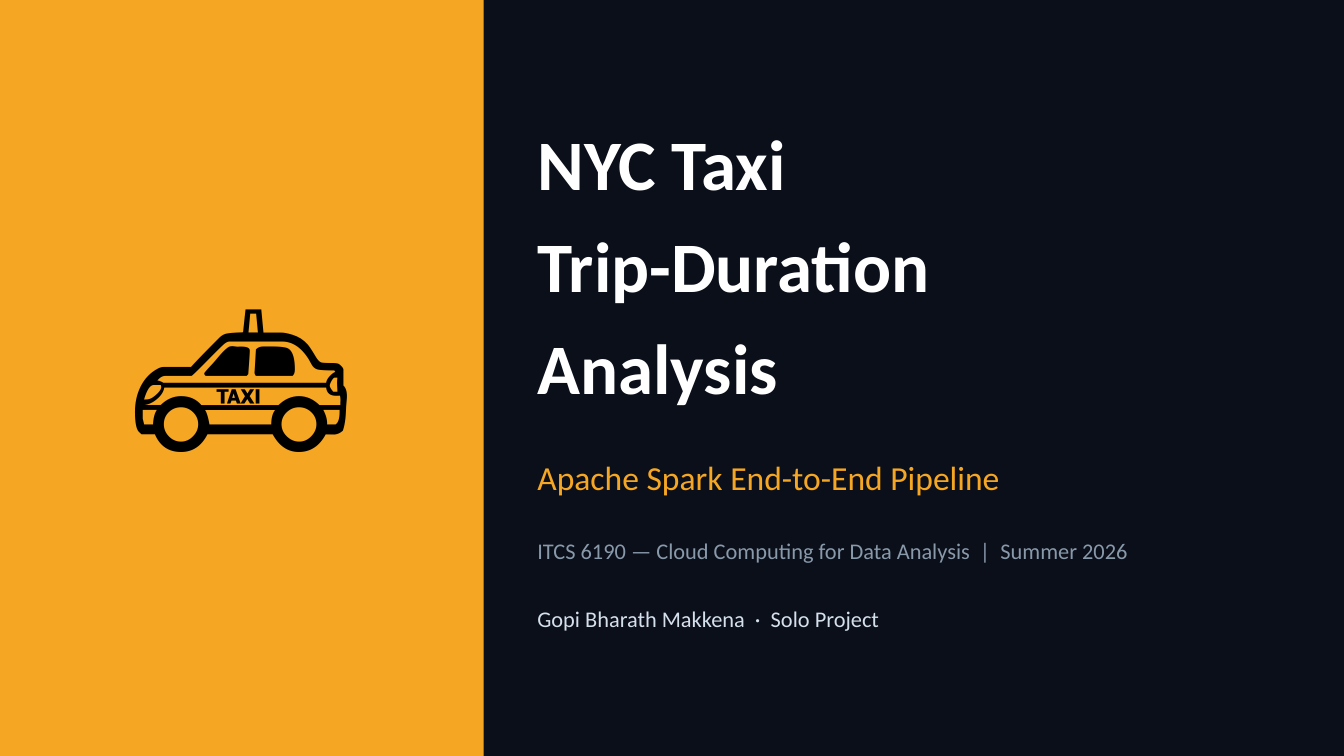
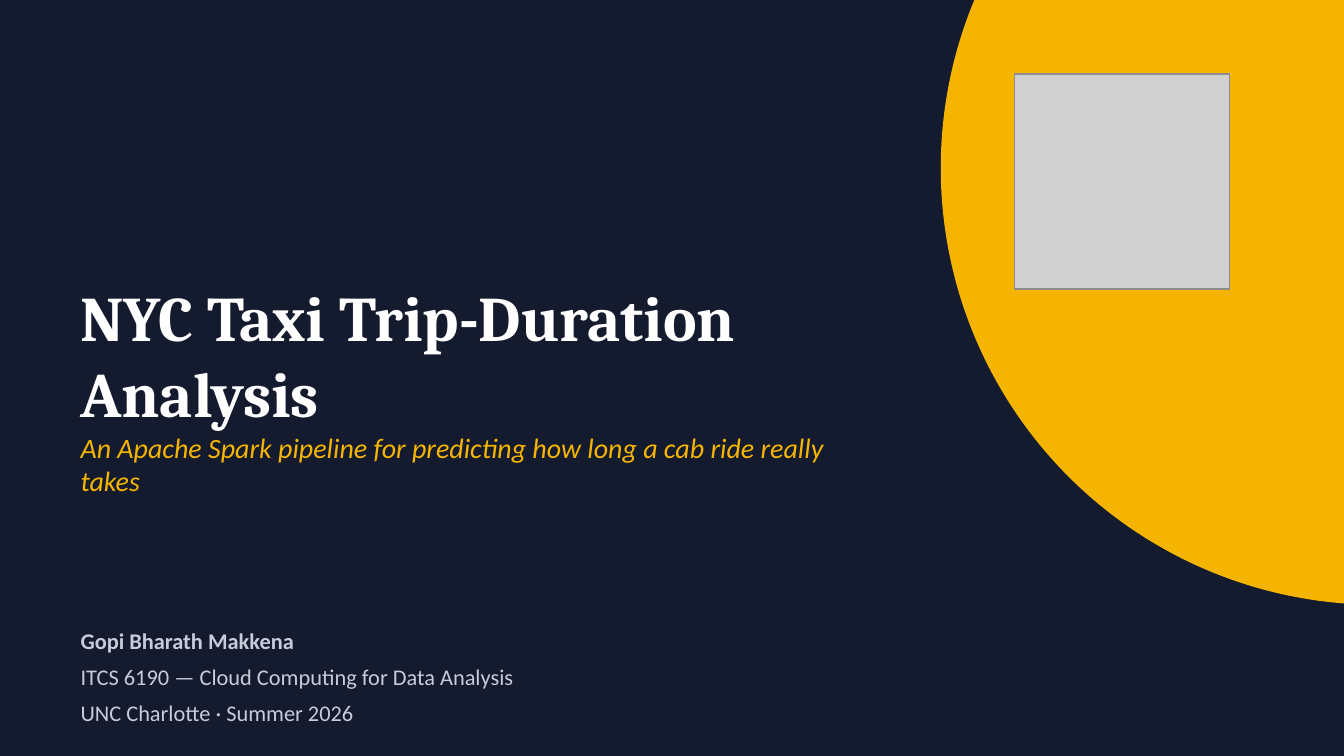
Before and after one commit to gmakkena9/itcs6190-taxi-project, a slide deck: slide 1 of docs/slides/ITCS6190_NYC_Taxi_Presentation.pptx. Drawn at 1344x756 pixels with LibreOffice and Linux fonts; fonts in the diff are those of the drawing; grey boxes stand for pictures. Boxes give left, top, right and bottom in pixels: in the first picture for what was removed or moved away, otherwise in the second. Text is boxed around its words. In the diff, an @@ line names an element or a change of style, - is before the commit and + after.

```diff
--- a/docs/slides/ITCS6190_NYC_Taxi_Presentation.pptx
+++ b/docs/slides/ITCS6190_NYC_Taxi_Presentation.pptx
@@ background #0B0F1A to #151B2E @@
@@ rectangle removed at [0, 0, 484, 755] @@
@@ ellipse added at [941, 0, 1344, 605], fill #F4B400 @@
@@ picture added at [1015, 74, 1230, 289] @@
@@ text removed at [27, 161, 457, 564] @@
-🚕
@@ text "NYC Taxi Trip-Duration Analysis" at [81, 297, 735, 431]: vertical alignment middle to bottom @@
@@ text at [81, 297, 735, 431]: text changed; size 38 to 34 pt; font Calibri to Cambria @@
-NYC Taxi
-Trip-Duration
-Analysis
+NYC Taxi Trip-Duration Analysis
@@ text at [81, 438, 824, 491]: text changed; size 18 to 15 pt; text colour #F5A623 to #F4B400; italic on @@
-Apache Spark End-to-End Pipeline
+An Apache Spark pipeline for predicting how long a cab ride really takes
@@ text removed at [537, 611, 879, 631] @@
-Gopi Bharath Makkena · Solo Project
@@ text at [81, 633, 513, 721]: text changed; text colour #8899AA to #C7CCDA @@
-ITCS 6190 — Cloud Computing for Data Analysis | Summer 2026
+Gopi Bharath Makkena
+ITCS 6190 — Cloud Computing for Data Analysis
+UNC Charlotte · Summer 2026
```
Also in this commit, not shown: 3 other slides changed, 8 slides added, 5 slides removed.
